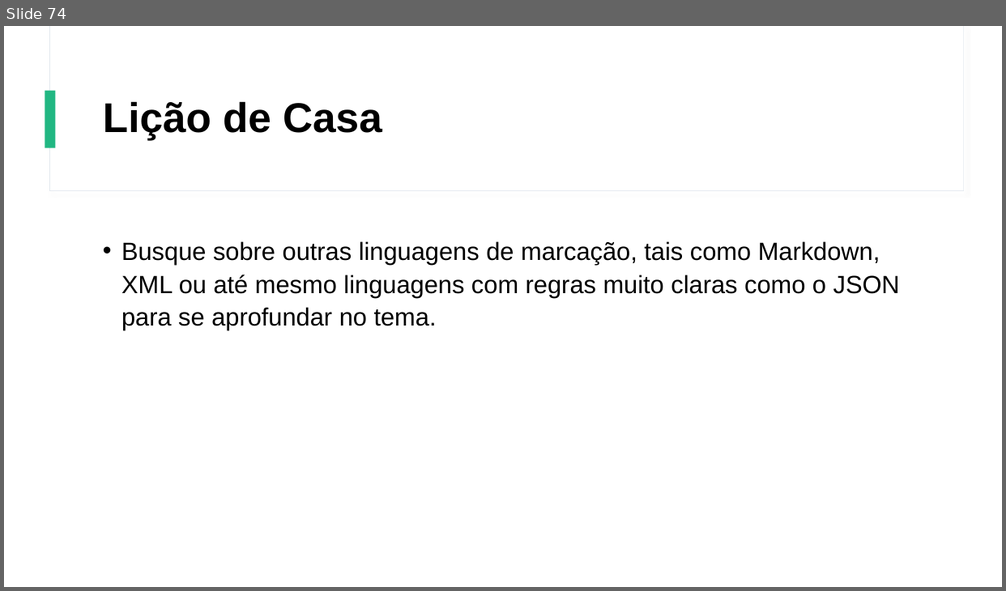
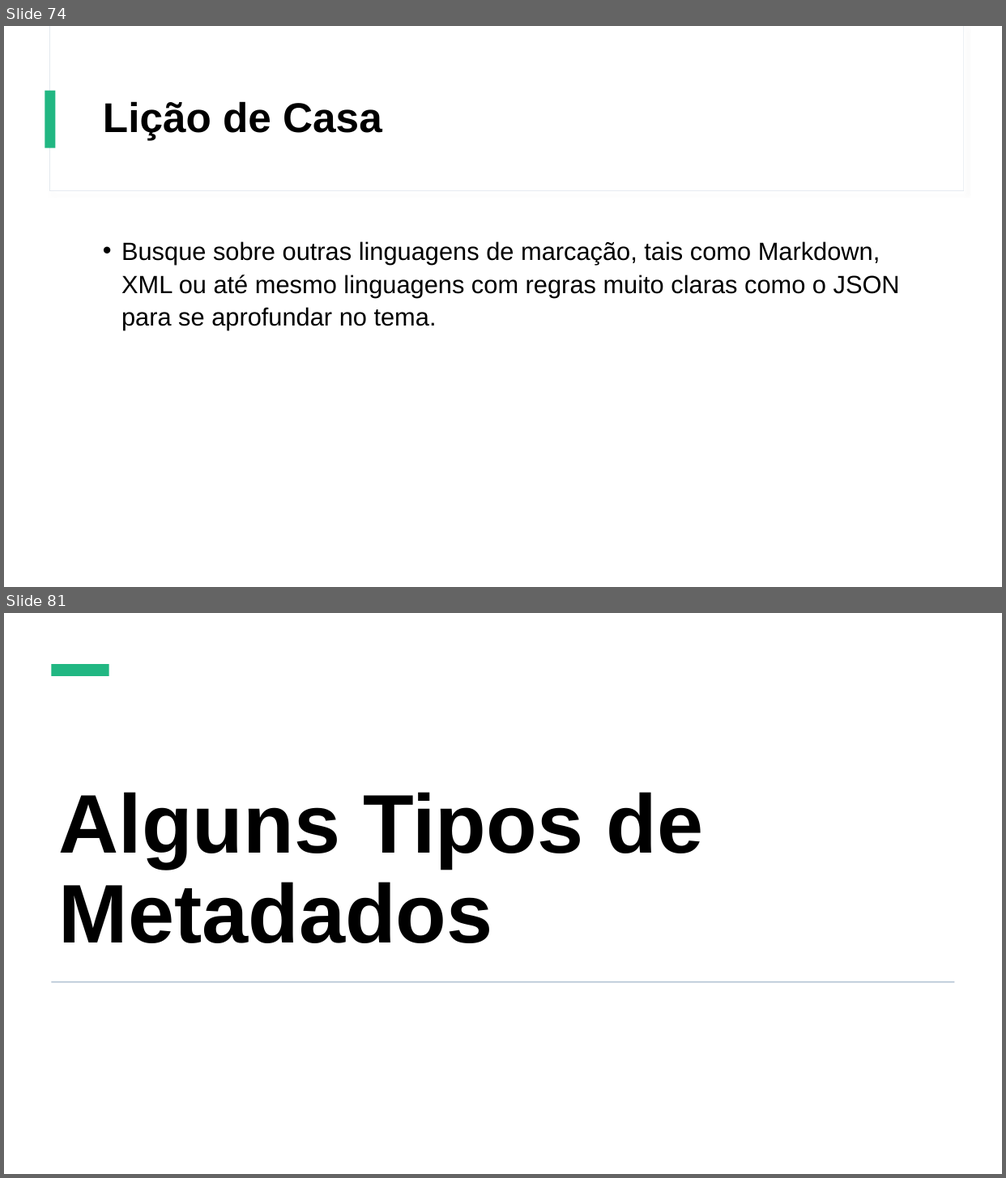
Before and after one commit to Gustavo6401/CursoHTMLCSS, a slide deck: Power Point/Curso de HTML e CSS.pptx. Shown one above the other, each under a label of ours: slide 74 before the commit, slides 74 and 81 after it; the slides between them are not shown. The pictures are 1006x591 and 1006x1178 pixels, drawn with LibreOffice and Linux fonts; fonts in the diff are those of the drawing. Boxes give left, top, right and bottom in pixels: in the first picture for what was removed or moved away, otherwise in the second. Text is boxed around its words. In the diff, an @@ line names an element or a change of style, - is before the commit and + after.

Commit message:
Aula Sobre Metadados

```diff
--- a/Power Point/Curso de HTML e CSS.pptx
+++ b/Power Point/Curso de HTML e CSS.pptx
@@ slide 81 added at box(4, 613, 1002, 1174), background #FFFFFF; not listed: 2 template elements that a slide beside it also shows @@
@@ rectangle added at box(4, 613, 1002, 1174), fill #FFFFFF @@
@@ rectangle added at box(52, 664, 109, 676), fill #21B782 @@
@@ title added at box(59, 792, 704, 943), 80 pt, text #000000, bold @@
+Alguns Tipos de Metadados
@@ rectangle added at box(51, 982, 955, 983), fill #BAC9D8 @@
```
Also in this commit, not shown: 21 other slides added, 3 other files.
